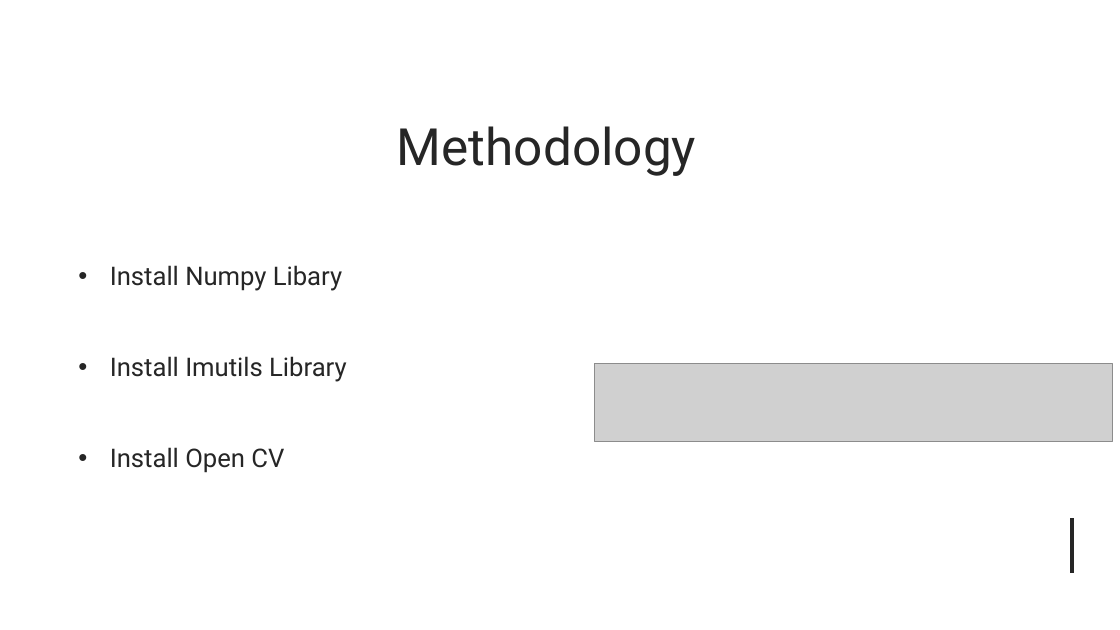
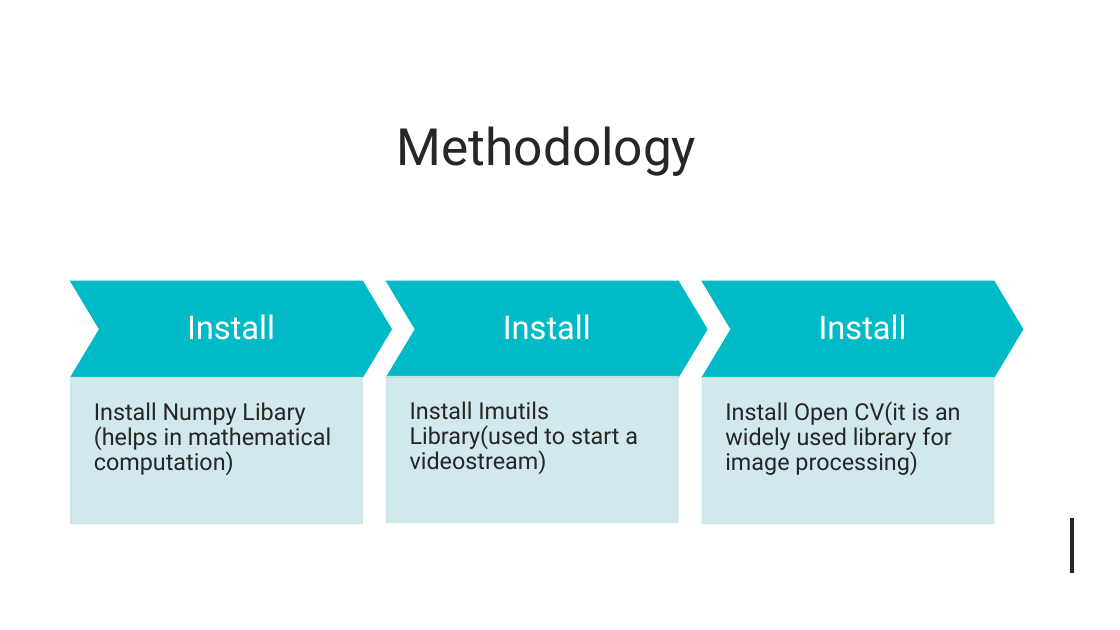
Before and after one commit to prabhdeep0007/face_detection_using_opencv, a slide deck: slide 4 of mini project.pptx. Drawn at 1120x630 pixels with LibreOffice and Linux fonts; fonts in the diff are those of the drawing; grey boxes stand for pictures. Boxes give left, top, right and bottom in pixels: in the first picture for what was removed or moved away, otherwise in the second. Text is boxed around its words. In the diff, an @@ line names an element or a change of style, - is before the commit and + after.

```diff
--- a/mini project.pptx
+++ b/mini project.pptx
@@ text removed at (x1=110, y1=265, x2=347, y2=473) @@
-• Install Numpy Libary
-• Install Imutils Library
-• Install Open CV
@@ picture removed at (x1=595, y1=364, x2=1113, y2=442) @@
@@ group added at (x1=71, y1=281, x2=1023, y2=523): 6 texts, 3 chevrons, 3 rectangles @@
+Install
+Install Numpy Libary (helps in mathematical computation)
+Install
+Install Imutils Library(used to start a videostream)
+Install
+Install Open CV(it is an widely used library for image processing)
```
Also in this commit, not shown: 2 other slides changed, 2 slides added, 1 slide removed, 2 other files.
